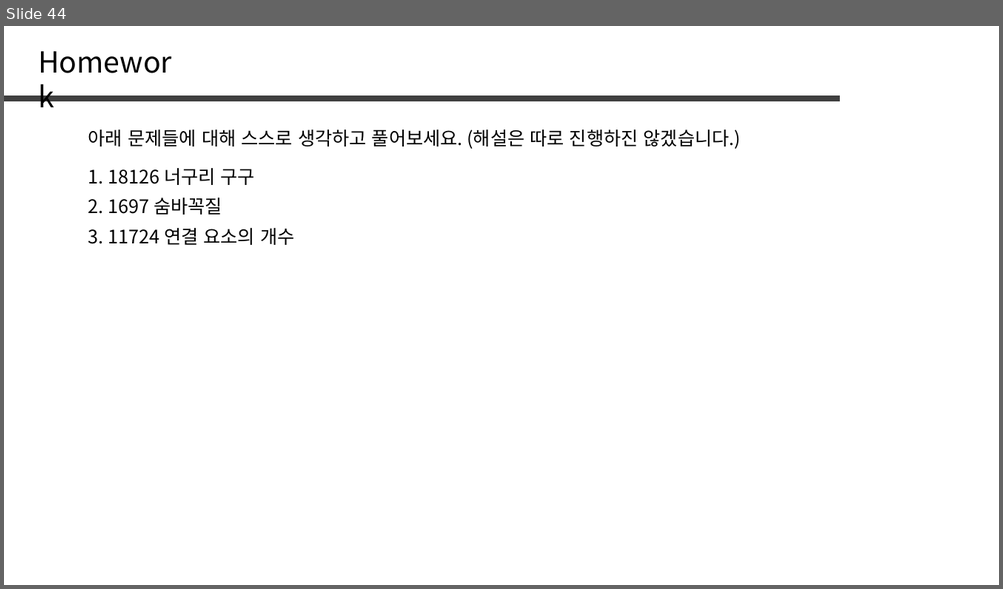
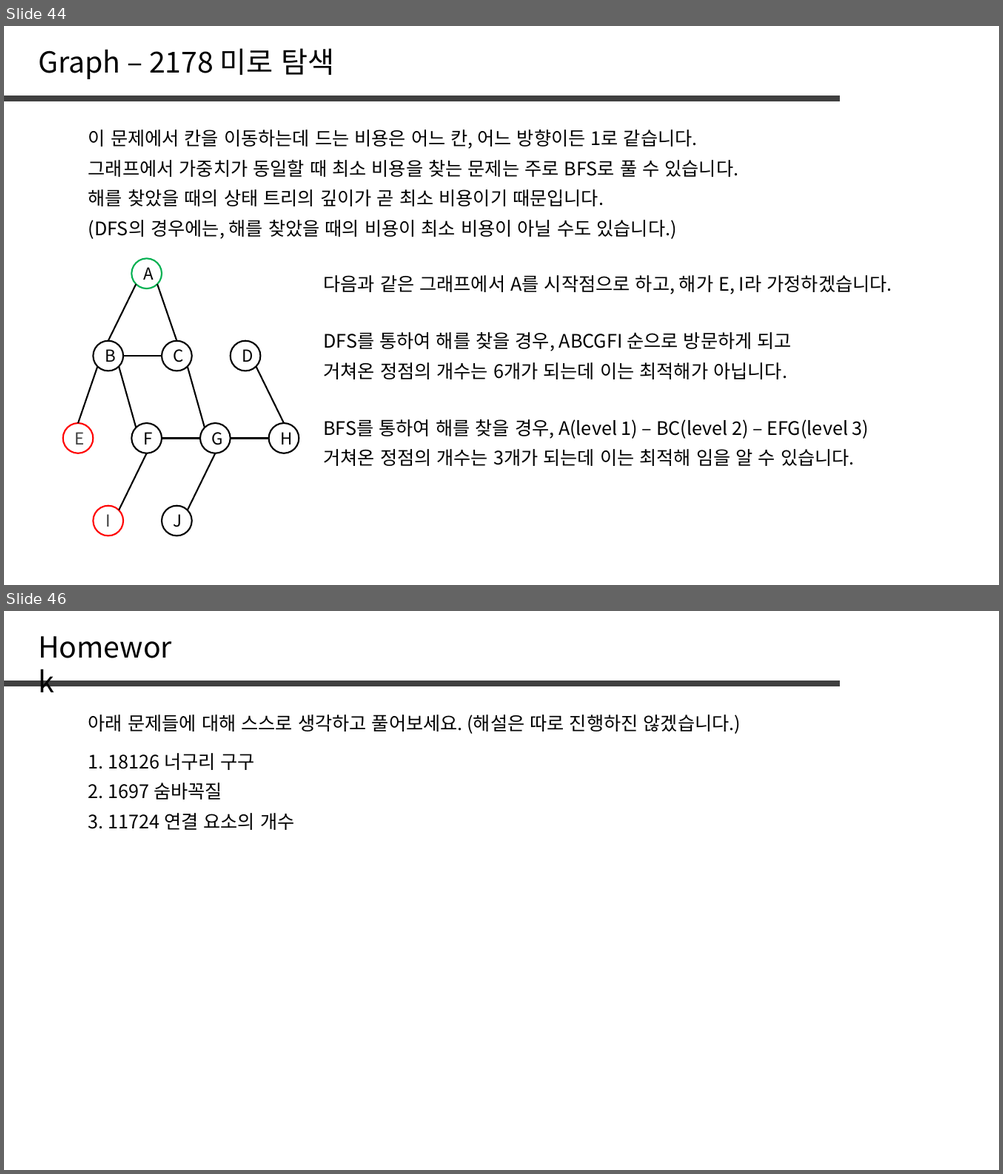
Before and after one commit to jaehoo1/PS-study, a slide deck: study/8_Tree, Graph.pptx. Shown one above the other, each under a label of ours: slide 44 before the commit, slides 44 and 46 after it; the slides between them are not shown. The pictures are 1003x589 and 1003x1174 pixels, drawn with LibreOffice and Linux fonts; fonts in the diff are those of the drawing. Boxes give left, top, right and bottom in pixels: in the first picture for what was removed or moved away, otherwise in the second. Text is boxed around its words. In the diff, an @@ line names an element or a change of style, - is before the commit and + after.

```diff
--- a/study/8_Tree, Graph.pptx
+++ b/study/8_Tree, Graph.pptx
@@ slide 44 added at bbox=[4, 26, 999, 585], background #FFFFFF @@
@@ text added at bbox=[38, 48, 335, 79], 28 pt, text #000000 @@
+Graph – 2178 미로 탐색
@@ line added from (4, 99) to (839, 99), #404040 6 pt @@
@@ text added at bbox=[88, 130, 697, 149], 18 pt, text #000000 @@
+이 문제에서 칸을 이동하는데 드는 비용은 어느 칸, 어느 방향이든 1로 같습니다.
@@ text added at bbox=[88, 160, 739, 177], 18 pt, text #000000 @@
+그래프에서 가중치가 동일할 때 최소 비용을 찾는 문제는 주로 BFS로 풀 수 있습니다.
@@ text added at bbox=[88, 190, 603, 207], 18 pt, text #000000 @@
+해를 찾았을 때의 상태 트리의 깊이가 곧 최소 비용이기 때문입니다.
@@ text added at bbox=[88, 220, 677, 239], 18 pt, text #000000 @@
+(DFS의 경우에는, 해를 찾았을 때의 비용이 최소 비용이 아닐 수도 있습니다.)
@@ ellipse added at bbox=[131, 259, 162, 289], outline #00B050 1.5 pt, 16 pt, text #000000 @@
+A
@@ line added from (108, 340) to (136, 284), #000000 1.5 pt @@
@@ line added from (177, 340) to (157, 284), #000000 1.5 pt @@
@@ text added at bbox=[323, 275, 891, 295], 18 pt, text #000000 @@
+다음과 같은 그래프에서 A를 시작점으로 하고, 해가 E, I라 가정하겠습니다.
@@ text added at bbox=[323, 332, 791, 352], 18 pt, text #000000 @@
+DFS를 통하여 해를 찾을 경우, ABCGFI 순으로 방문하게 되고
@@ ellipse added at bbox=[93, 340, 122, 371], outline #000000 1.5 pt, 16 pt, text #000000 @@
+B
@@ line added from (123, 357) to (162, 357), #000000 1.5 pt @@
@@ ellipse added at bbox=[162, 340, 191, 371], outline #000000 1.5 pt, 16 pt, text #000000 @@
+C
@@ ellipse added at bbox=[230, 340, 260, 371], outline #000000 1.5 pt, 16 pt, text #000000 @@
+D
@@ line added from (78, 423) to (97, 367), #000000 1.5 pt @@
@@ line added from (136, 428) to (119, 367), #000000 1.5 pt @@
@@ line added from (188, 367) to (205, 428), #000000 1.5 pt @@
@@ line added from (256, 367) to (284, 423), #000000 1.5 pt @@
@@ text added at bbox=[323, 363, 787, 380], 18 pt, text #000000 @@
+거쳐온 정점의 개수는 6개가 되는데 이는 최적해가 아닙니다.
@@ ellipse added at bbox=[63, 423, 93, 454], outline #FF0000 1.5 pt, 16 pt, text #404040 @@
+E
@@ ellipse added at bbox=[131, 423, 162, 454], outline #000000 1.5 pt, 16 pt, text #000000 @@
+F
@@ ellipse added at bbox=[200, 423, 230, 454], outline #000000 1.5 pt, 16 pt, text #000000 @@
+G
@@ ellipse added at bbox=[269, 423, 299, 454], outline #000000 1.5 pt, 16 pt, text #000000 @@
+H
@@ text added at bbox=[323, 420, 869, 439], 18 pt, text #000000 @@
+BFS를 통하여 해를 찾을 경우, A(level 1) – BC(level 2) – EFG(level 3)
@@ line added from (162, 439) to (200, 439), #000000 1.5 pt @@
@@ line added from (230, 439) to (269, 439), #000000 1.5 pt @@
@@ line added from (119, 510) to (147, 454), #000000 1.5 pt @@
@@ line added from (188, 510) to (215, 454), #000000 1.5 pt @@
@@ text added at bbox=[323, 449, 854, 466], 18 pt, text #000000 @@
+거쳐온 정점의 개수는 3개가 되는데 이는 최적해 임을 알 수 있습니다.
@@ ellipse added at bbox=[93, 506, 122, 537], outline #FF0000 1.5 pt, 16 pt, text #404040 @@
+I
@@ ellipse added at bbox=[162, 506, 191, 537], outline #000000 1.5 pt, 16 pt, text #000000 @@
+J
@@ what was slide 44 is now slide 46 @@
```
Also in this commit, not shown: 1 slide changed, 2 other slides added, 1 slide removed.
